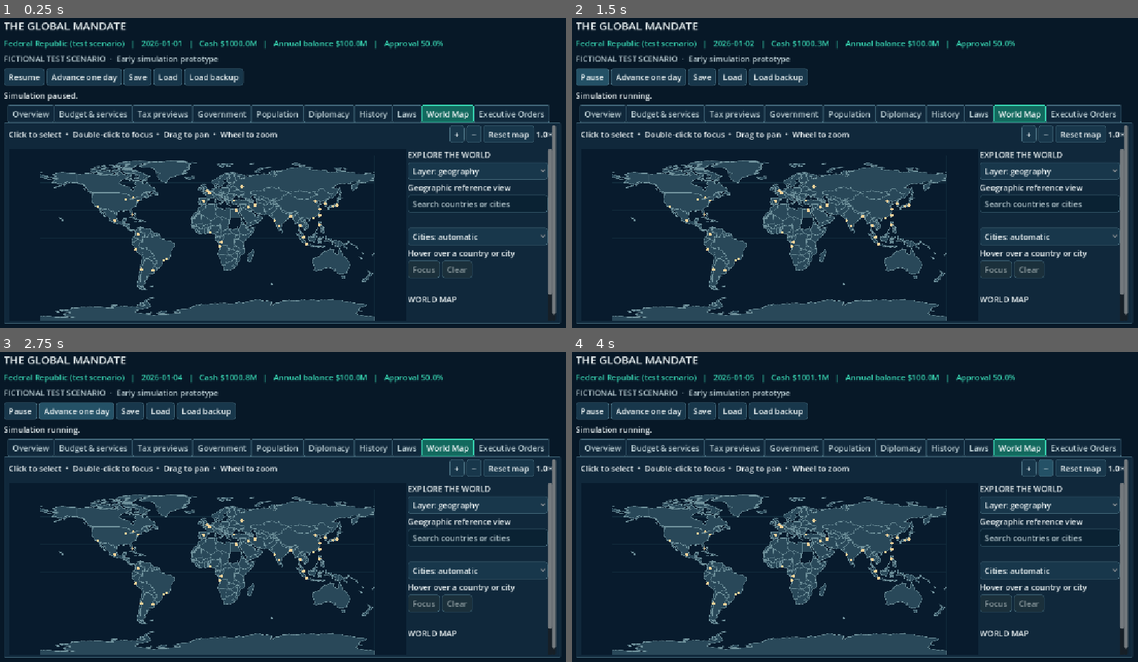
Above: before the commit, frames 1-4 (two rows, left to right).
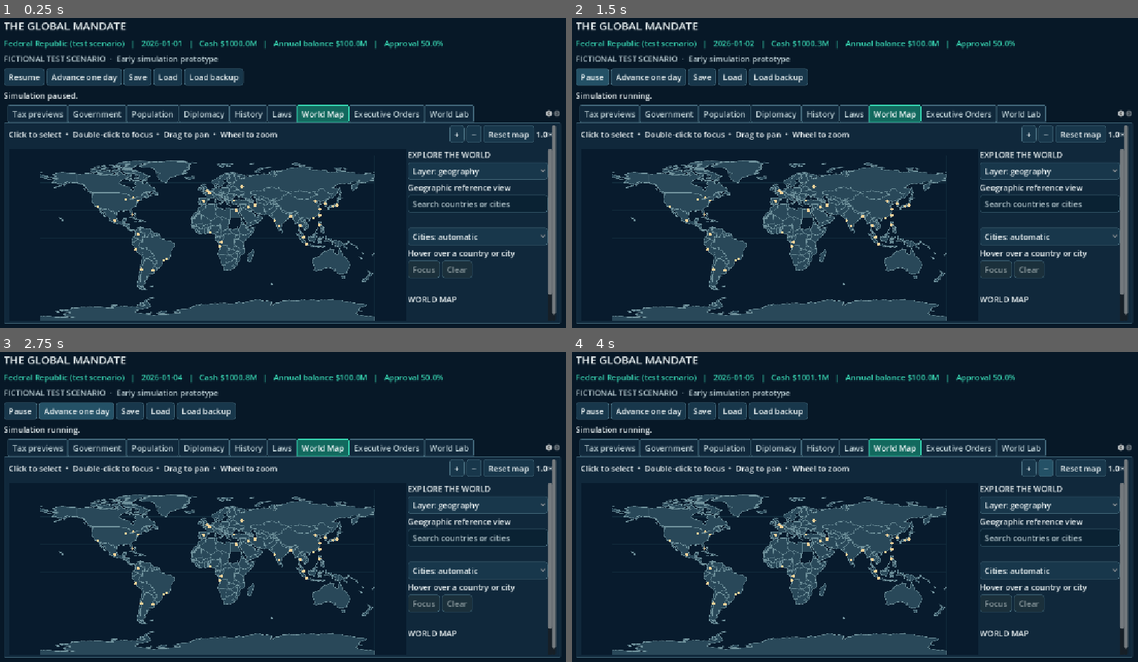
Above: after the commit, the same moments.

Repository: bhavishyadash/the-global-mandate
Game: Godot game, scene res://main.tscn
The game is run twice, just before and just after one commit, with the same random seed, the same clock (stepped at 60 frames per second) and the same inputs.
Inputs:
- Up to frame 1 (0.25 s): no input
- Up to frame 2 (1.5 s): click "Advance one day" at 0.5 s; click "Resume" at 1.25 s
- Up to frame 3 (2.75 s): click "Advance one day" at 2 s
- Up to frame 4 (4 s): click "+" at 2.75 s; click "−" at 3.5 s

The runs differ from the first frame. In frame 1, 2.3% of the frame differs, in the area x 2-99%, y 27-34%; in frame 2, 2.3%; in frame 3, 2.3%; in frame 4, 2.3%.

Commit message:
Add isolated multi-country world lab

Diff:
--- a/tests/ui_test.gd
+++ b/tests/ui_test.gd
@@ -10,8 +10,13 @@
 	var screen = load("res://main.tscn").instantiate()
 	root.add_child(screen)
 	screen.set_process(false)
-	assert(screen.dashboard_tabs.get_tab_count() == 10)
+	assert(screen.dashboard_tabs.get_tab_count() == 11)
 	assert(screen.dashboard_tabs.get_tab_title(9) == "Executive Orders")
+	assert(screen.dashboard_tabs.get_tab_title(10) == "World Lab" and screen.world_lab.initialized)
+	var single_country_before_lab: Dictionary = screen.world.export_snapshot()
+	screen.world_lab.advance_day()
+	assert(screen.world.export_snapshot() == single_country_before_lab)
+	assert(screen.world_lab.registry.country_snapshot("usa_sandbox").date.day == 2)
 	assert("HOUSE: 435" in screen.congress_summary.text and "SENATE: 100" in screen.congress_summary.text)
 	assert(not screen.congress_buttons.introduce_congress_bill.disabled and screen.congress_buttons.congress_vote.disabled and screen.congress_buttons.sign.disabled)
 	assert("House 280/435" in screen.congress_summary.text and "selected proposal" in screen.congress_summary.text)
--- /dev/null
+++ b/tests/world_lab_test.gd
@@ -0,0 +1,60 @@
+extends SceneTree
+
+const Lab = preload("res://ui/world_lab.gd")
+const SAVE := "res://tests/world_lab_test_save.json"
+
+func _initialize() -> void:
+	call_deferred("run_checks")
+
+func run_checks() -> void:
+	for suffix in ["", ".bak", ".tmp", ".invalid", ".bak.previous"]:
+		assert(not FileAccess.file_exists(SAVE + suffix))
+	var lab = Lab.new()
+	root.add_child(lab)
+	assert(lab.initialized and lab.registry.country_ids() == ["coastal_republic", "usa_sandbox"])
+	assert("independent fictional" in lab.get_child(0).text)
+	var usa_before: Dictionary = lab.registry.country_snapshot(lab.USA)
+	var coastal_before: Dictionary = lab.registry.country_snapshot(lab.COAST)
+	for index in range(lab.picker.item_count):
+		if lab.picker.get_item_metadata(index) == lab.USA:
+			lab.picker.select(index)
+	lab._selection_changed()
+	lab.tax.value = 60
+	lab.apply_tax()
+	assert(is_equal_approx(lab.registry.country_snapshot(lab.USA).country.approval, 8.0))
+	assert(lab.registry.country_snapshot(lab.COAST) == coastal_before)
+	assert(usa_before.country.income_tax_rate == 0.2)
+	lab.start_dialogue()
+	assert(lab.dialogue_button.disabled and lab.registry.dialogue_progress(lab.USA, lab.COAST) == 0)
+	lab.advance_day()
+	assert(lab.registry.country_snapshot(lab.USA).date.day == 2)
+	assert(lab.registry.country_snapshot(lab.COAST).date.day == 2)
+	assert(lab.registry.dialogue_progress(lab.USA, lab.COAST) == 1)
+	assert(lab.save_to(SAVE).is_empty())
+	var saved: Dictionary = lab.registry.export_snapshot()
+	lab.advance_day()
+	var load_error: String = lab.load_from(SAVE)
+	if not load_error.is_empty():
+		push_error("Lab load failed: " + load_error)
+	assert(load_error.is_empty())
+	var loaded: Dictionary = lab.registry.export_snapshot()
+	assert(loaded.countries.usa_sandbox.date == saved.countries.usa_sandbox.date)
+	assert(is_equal_approx(loaded.countries.usa_sandbox.country.approval, saved.countries.usa_sandbox.country.approval))
+	assert(is_equal_approx(loaded.countries.usa_sandbox.country.treasury, saved.countries.usa_sandbox.country.treasury))
+	assert(loaded.talks == saved.talks)
+	saved = loaded
+	assert(lab.registry.dialogue_progress(lab.USA, lab.COAST) == 1)
+	var wrong_world = Lab.Registry.new()
+	assert(wrong_world.initialize([Lab.World.Scenario.read_file(Lab.World.DEFAULT_SCENARIO)]).is_empty())
+	var file := FileAccess.open(SAVE, FileAccess.WRITE)
+	file.store_string(JSON.stringify(wrong_world.export_snapshot()))
+	file.close()
+	assert(not lab.load_from(SAVE).is_empty() and lab.registry.export_snapshot() == saved)
+	for day in range(29):
+		lab.advance_day()
+	assert(lab.registry.dialogue_progress(lab.USA, lab.COAST) == -1)
+	assert(lab.registry.relationship(lab.USA, lab.COAST) == 5.0 and not lab.dialogue_button.disabled)
+	DirAccess.remove_absolute(ProjectSettings.globalize_path(SAVE))
+	lab.queue_free()
+	print("World lab checks passed")
+	quit(0)
--- a/tools/export_smoke.gd
+++ b/tools/export_smoke.gd
@@ -3,6 +3,7 @@
 const World = preload("res://simulation/world.gd")
 const WorldMap = preload("res://ui/world_map.gd")
 const MapScenarioRegistry = preload("res://ui/map_scenario_registry.gd")
+const Registry = preload("res://simulation/world_registry.gd")
 
 func _initialize() -> void:
 	var world = World.new()
@@ -25,6 +26,16 @@
 		push_error("Packaged US sandbox did not initialize.")
 		quit(1)
 		return
+	var registry = Registry.new()
+	if not registry.initialize([usa, alternate]).is_empty():
+		push_error("Packaged world lab could not initialize.")
+		quit(1)
+		return
+	registry.advance_day()
+	if registry.country_snapshot("usa_sandbox").date.day != 2 or registry.country_snapshot("coastal_republic").date.day != 2:
+		push_error("Packaged world lab did not advance together.")
+		quit(1)
+		return
 	var map = WorldMap.new()
 	if not map.load_map().is_empty() or map.countries.size() < 170:
 		push_error("Packaged world map data could not be loaded.")
--- a/ui/main.gd
+++ b/ui/main.gd
@@ -5,6 +5,7 @@
 const Diagnostics = preload("res://simulation/diagnostics.gd")
 const WorldMap = preload("res://ui/world_map.gd")
 const MapScenarioRegistry = preload("res://ui/map_scenario_registry.gd")
+const WorldLab = preload("res://ui/world_lab.gd")
 const GovernmentTheme = preload("res://ui/government_theme.gd")
 const BudgetBreakdown = preload("res://ui/budget_breakdown.gd")
 const BudgetChart = preload("res://ui/budget_chart.gd")
@@ -74,6 +75,7 @@
 var map_legend: Label
 var map_bindings: Array = []
 var map_binding_error := ""
+var world_lab: VBoxContainer
 var government_status: Label
 var budget_chart: Control
 var budget_mode: OptionButton
@@ -308,6 +310,9 @@
 	var laws := _make_dashboard_tab("Laws")
 	var map_tab := _make_dashboard_tab("World Map")
 	var executive := _make_dashboard_tab("Executive Orders")
+	var lab_tab := _make_dashboard_tab("World Lab")
+	world_lab = WorldLab.new()
+	lab_tab.add_child(world_lab)
 	var map_controls := HBoxContainer.new()
 	map_tab.add_child(map_controls)
 	var map_help := Label.new()
--- /dev/null
+++ b/ui/world_lab.gd
@@ -0,0 +1,157 @@
+extends VBoxContainer
+
+const Registry = preload("res://simulation/world_registry.gd")
+const World = preload("res://simulation/world.gd")
+const LAB_SAVE := "user://experimental_world_save.json"
+const USA := "usa_sandbox"
+const COAST := "coastal_republic"
+var registry = Registry.new()
+var picker: OptionButton
+var tax: SpinBox
+var overview: Label
+var selected_details: Label
+var message: Label
+var load_confirmation: ConfirmationDialog
+var dialogue_button: Button
+var initialized := false
+
+func _ready() -> void:
+	add_theme_constant_override("separation", 10)
+	var heading := Label.new()
+	heading.text = "MULTI-COUNTRY LAB — independent fictional test world"
+	add_child(heading)
+	var note := Label.new()
+	note.autowrap_mode = TextServer.AUTOWRAP_WORD_SMART
+	note.text = "This experimental world has its own clock and save slot. Its US sandbox and Coastal Republic have fictional values. It does not control the main game or map. Advance days here to update both countries together."
+	add_child(note)
+	var scenarios := [World.Scenario.read_file("res://data/scenarios/usa_sandbox.json"), World.Scenario.read_file("res://data/scenarios/coastal_test.json")]
+	var error: String = registry.initialize(scenarios)
+	message = Label.new()
+	message.autowrap_mode = TextServer.AUTOWRAP_WORD_SMART
+	if not error.is_empty():
+		message.text = "World lab unavailable: " + error
+		add_child(message)
+		return
+	initialized = true
+	var actions := HBoxContainer.new()
+	add_child(actions)
+	for spec in [["Advance lab one day", "advance"], ["Save lab world", "save"], ["Load lab world", "load"]]:
+		var button := Button.new()
+		button.text = spec[0]
+		var action: String = spec[1]
+		button.pressed.connect(func(): _action(action))
+		actions.add_child(button)
+	load_confirmation = ConfirmationDialog.new()
+	load_confirmation.title = "Load experimental world?"
+	load_confirmation.dialog_text = "Loading replaces the current lab world. Save it first if you want to keep it. The main game is not changed."
+	load_confirmation.confirmed.connect(func(): load_from(LAB_SAVE))
+	add_child(load_confirmation)
+	overview = Label.new()
+	overview.autowrap_mode = TextServer.AUTOWRAP_WORD_SMART
+	add_child(overview)
+	var selection := HBoxContainer.new()
+	add_child(selection)
+	picker = OptionButton.new()
+	for id in registry.country_ids():
+		picker.add_item(registry.country_snapshot(id).country.name)
+		picker.set_item_metadata(picker.item_count - 1, id)
+	selection.add_child(picker)
+	picker.item_selected.connect(func(_index: int): _selection_changed())
+	var tax_label := Label.new()
+	tax_label.text = "Income tax:"
+	selection.add_child(tax_label)
+	tax = SpinBox.new()
+	tax.min_value = 0
+	tax.max_value = 60
+	tax.step = 1
+	tax.suffix = "%"
+	tax.custom_minimum_size = Vector2(105, 0)
+	selection.add_child(tax)
+	var apply := Button.new()
+	apply.text = "Apply to selected country"
+	apply.pressed.connect(apply_tax)
+	selection.add_child(apply)
+	selected_details = Label.new()
+	selected_details.autowrap_mode = TextServer.AUTOWRAP_WORD_SMART
+	add_child(selected_details)
+	dialogue_button = Button.new()
+	dialogue_button.text = "Open dialogue between the two countries"
+	dialogue_button.pressed.connect(start_dialogue)
+	add_child(dialogue_button)
+	add_child(message)
+	_selection_changed()
+
+func selected_id() -> String:
+	return str(picker.get_item_metadata(picker.selected)) if picker != null and picker.selected >= 0 else ""
+
+func _selection_changed() -> void:
+	var state: Dictionary = registry.country_snapshot(selected_id())
+	if state.is_empty():
+		return
+	tax.value = state.country.income_tax_rate * 100.0
+	refresh()
+
+func refresh() -> void:
+	if not initialized:
+		return
+	var a: Dictionary = registry.country_snapshot(USA)
+	var b: Dictionary = registry.country_snapshot(COAST)
+	var d: Dictionary = a.date
+	var progress: int = registry.dialogue_progress(USA, COAST)
+	var talk := "No active dialogue." if progress < 0 else "Dialogue: day %d / %d." % [progress, Registry.TALK_DAYS]
+	overview.text = "LAB DATE: %04d-%02d-%02d (both countries)\n%s\n%s: approval %.1f%% | cash $%.1fM\n%s: approval %.1f%% | cash $%.1fM\nRelationship: %.1f / 100 | %s" % [d.year, d.month, d.day, "All figures and relationships are fictional.", a.country.name, a.country.approval, a.country.treasury / 1000000.0, b.country.name, b.country.approval, b.country.treasury / 1000000.0, registry.relationship(USA, COAST), talk]
+	var state: Dictionary = registry.country_snapshot(selected_id())
+	if not state.is_empty():
+		var c: Dictionary = state.country
+		selected_details.text = "SELECTED: %s\nPopulation %d | income tax %.1f%% | approval %.1f%%\nAnnual revenue $%.1fM | spending $%.1fM | debt $%.1fM" % [c.name, c.population, c.income_tax_rate * 100.0, c.approval, c.annual_revenue / 1000000.0, c.annual_spending / 1000000.0, c.debt / 1000000.0]
+	dialogue_button.disabled = progress >= 0
+
+func _action(action: String) -> void:
+	match action:
+		"advance": advance_day()
+		"save": save_to(LAB_SAVE)
+		"load": load_confirmation.popup_centered()
+
+func advance_day() -> void:
+	if not initialized:
+		return
+	registry.advance_day()
+	message.text = "Advanced both lab countries by one day."
+	refresh()
+
+func apply_tax() -> void:
+	if not initialized:
+		return
+	var result: Dictionary = registry.execute_country(selected_id(), {"id": "set_income_tax", "args": {"rate": tax.value / 100.0}})
+	message.text = result.message
+	refresh()
+
+func start_dialogue() -> void:
+	if not initialized:
+		return
+	message.text = "Dialogue opened; it completes after 30 lab days." if registry.start_dialogue(USA, COAST) else "Dialogue is already active or unavailable."
+	refresh()
+
+func save_to(path: String) -> String:
+	if not initialized:
+		return "World lab is unavailable."
+	var error: String = registry.save_game(path)
+	message.text = "Lab world saved to its separate slot." if error.is_empty() else error
+	return error
+
+func load_from(path: String) -> String:
+	if not initialized:
+		return "World lab is unavailable."
+	var candidate = Registry.new()
+	var error: String = candidate.load_game(path)
+	if error.is_empty() and candidate.country_ids() != [COAST, USA]:
+		error = "This save is not the two-country lab world."
+	if error.is_empty() and (candidate.country_snapshot(USA).scenario_id != "usa_sandbox" or candidate.country_snapshot(COAST).scenario_id != "coastal_test"):
+		error = "This save has unexpected lab scenario identities."
+	if not error.is_empty():
+		message.text = error
+		return error
+	registry = candidate
+	message.text = "Lab world loaded; the main game was not changed."
+	_selection_changed()
+	return ""
Not shown, added: tests/world_lab_test.gd.uid
Not shown, added: ui/world_lab.gd.uid
Not shown, changed: docs/GAME_DEVELOPMENT_REPORT.md
Not shown, changed: docs/SAVE_RECOVERY.md
Not shown, changed: docs/SESSION_85.md
